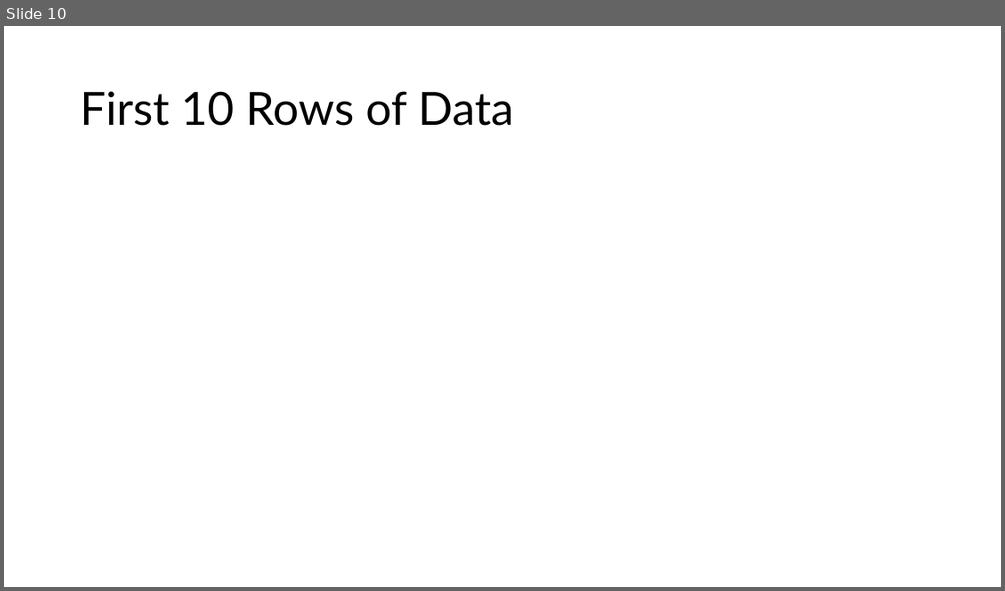
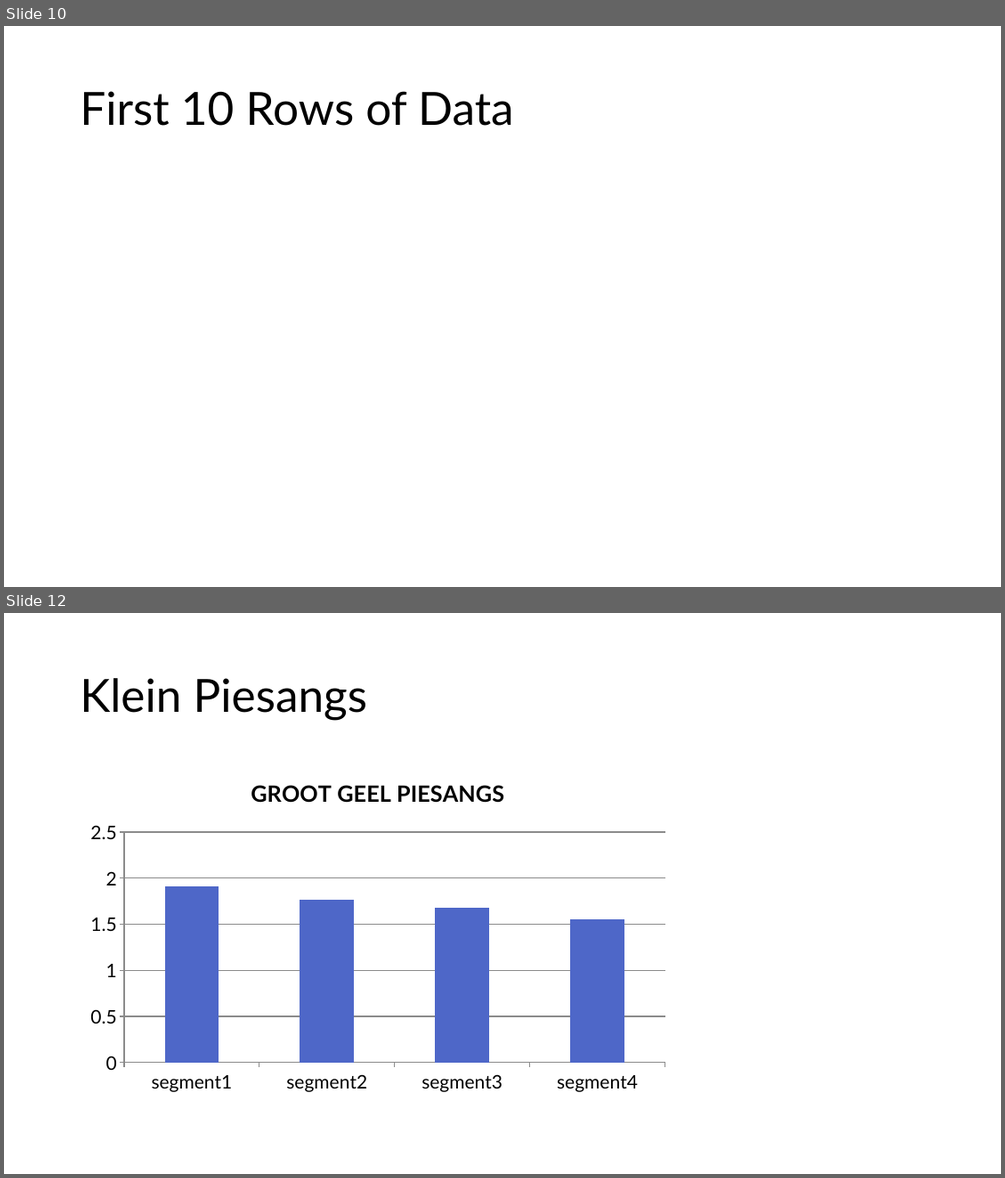
Before and after one commit to lizesteyn/FNBdataquest, a slide deck: Presentation6.pptx. Shown one above the other, each under a label of ours: slide 10 before the commit, slides 10 and 12 after it; the slides between them are not shown. The pictures are 1005x591 and 1005x1178 pixels, drawn with LibreOffice and Linux fonts; fonts in the diff are those of the drawing. Boxes give left, top, right and bottom in pixels: in the first picture for what was removed or moved away, otherwise in the second. Text is boxed around its words. In the diff, an @@ line names an element or a change of style, - is before the commit and + after.

```diff
--- a/Presentation6.pptx
+++ b/Presentation6.pptx
@@ slide 12 added at <box>4,613,1001,1174</box>, background #FFFFFF @@
@@ title added at <box>80,678,367,720</box>, 44 pt, text #000000 @@
+Klein Piesangs
@@ column chart added at <box>79,763,677,1099</box> @@
+title "GROOT GEEL PIESANGS"
+categories: segment1, segment2, segment3, segment4
+Series 1: 1.91, 1.76, 1.68, 1.55
```
Also in this commit, not shown: 7 other slides added, 4 other files.
